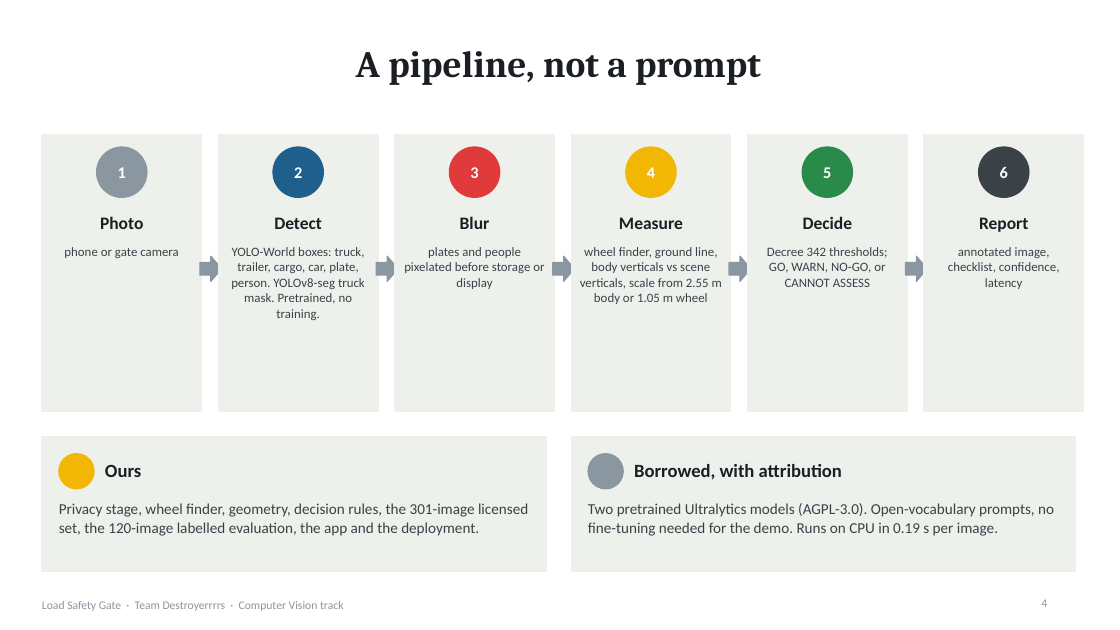
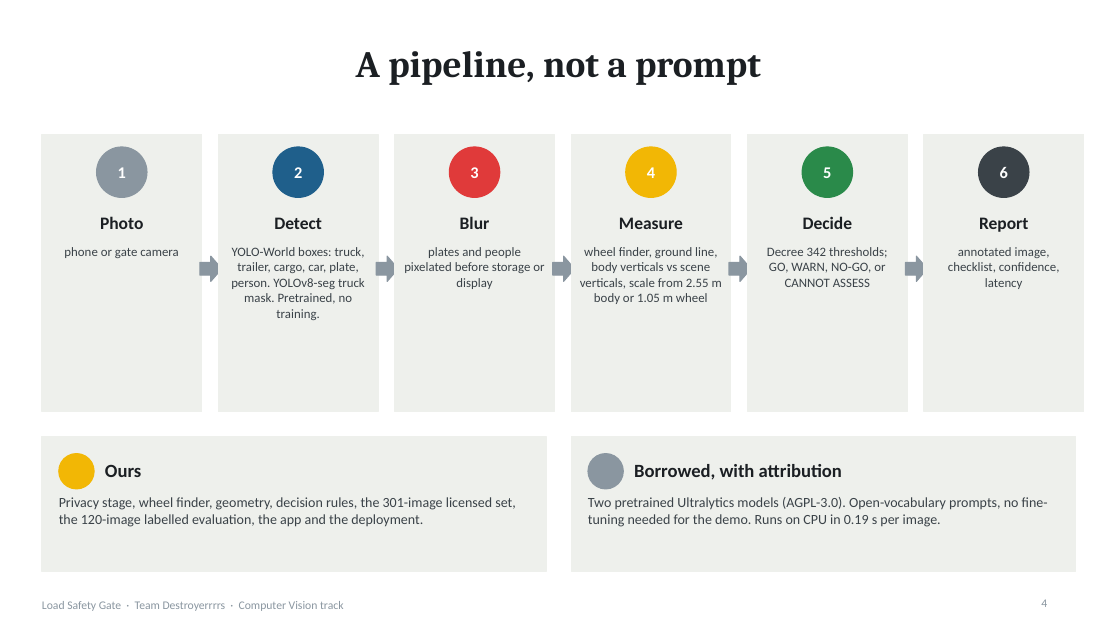
Before and after one commit to Winner-121/Destroyerrrrs_Final_Stage, a slide deck: slide 4 of deck/LoadSafetyGate_deck.pptx. Drawn at 1120x630 pixels with LibreOffice and Linux fonts; fonts in the diff are those of the drawing. Boxes give left, top, right and bottom in pixels: in the first picture for what was removed or moved away, otherwise in the second. Text is boxed around its words. In the diff, an @@ line names an element or a change of style, - is before the commit and + after.

```diff
--- a/deck/LoadSafetyGate_deck.pptx
+++ b/deck/LoadSafetyGate_deck.pptx
@@ text "Privacy stage, wheel finder, geometry, ..." at (59, 497, 515, 527): size 13 to 12 pt @@
@@ text "Two pretrained Ultralytics models (AGPL-3.0). ..." at (588, 497, 1048, 527): size 13 to 12 pt @@
```
Also in this commit, not shown: 4 other slides changed, 5 other files.
